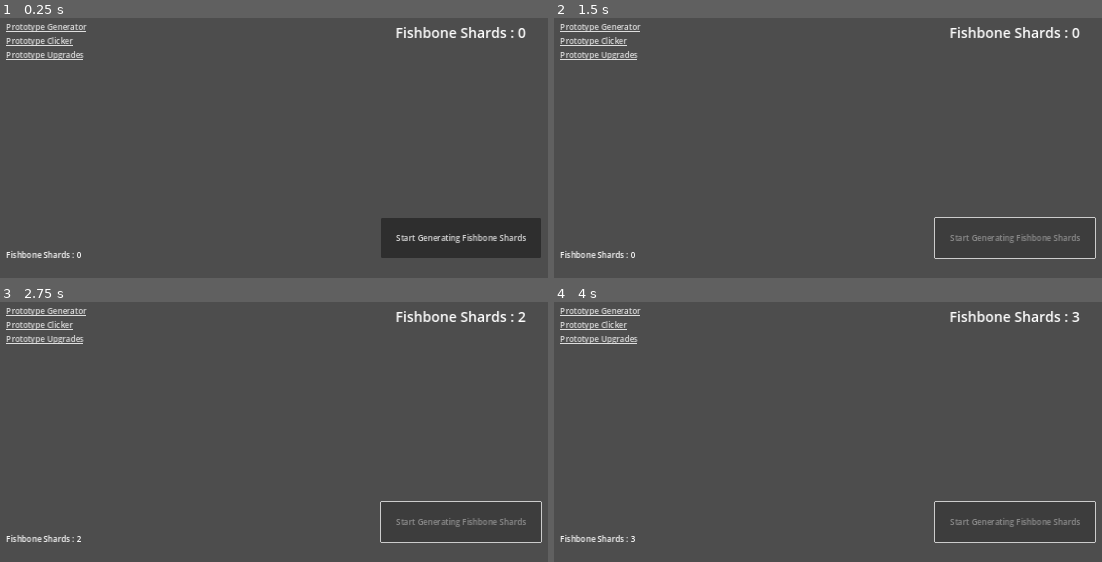
Above: before the commit, frames 1-4 (two rows, left to right).
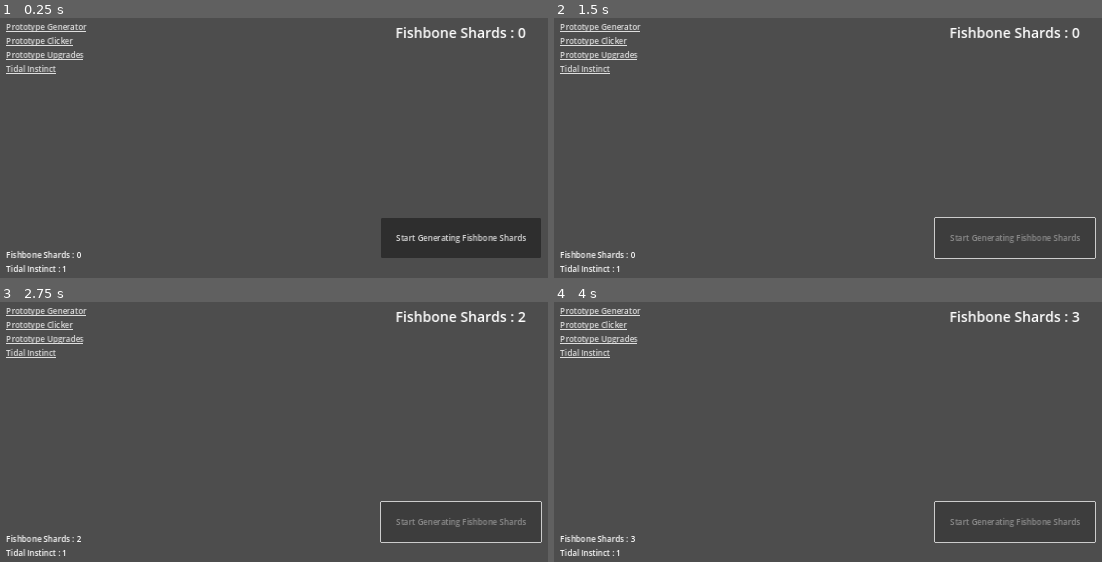
Above: after the commit, the same moments.

Repository: LironLZ/project_fishbone
Game: Godot game, scene res://scenes/game/game.tscn
Same seed, same stepped clock (60 frames per second), same inputs: the game is played once before the commit and once after it.
Inputs:
- Up to frame 1 (0.25 s): no input
- Up to frame 2 (1.5 s): click "Start Generating Fishbone Sha…" at 0.5 s; tap Enter at 1.25 s
- Up to frame 3 (2.75 s): tap Space at 2 s
- Up to frame 4 (4 s): tap Enter at 3.5 s

The runs differ from the first frame. In frame 1, 0.4% of the frame differs, in the area x 1-12%, y 18-98%; in frame 2, 0.4%; in frame 3, 0.4%; in frame 4, 0.4%.

Commit message:
New resource (tidal instinct)

Diff:
--- a/scenes/game/game.tscn
+++ b/scenes/game/game.tscn
@@ -1,8 +1,9 @@
-[gd_scene load_steps=4 format=3 uid="uid://dew1je68vksy5"]
+[gd_scene load_steps=5 format=3 uid="uid://dew1je68vksy5"]
 
 [ext_resource type="Script" path="res://scenes/game/game.gd" id="1_ewu8x"]
 [ext_resource type="Script" path="res://scripts/handlers/handler_fishbone_shards.gd" id="2_i7l0m"]
 [ext_resource type="PackedScene" uid="uid://s2gii5awo15c" path="res://scenes/user_interface/user_interface.tscn" id="2_u2tuu"]
+[ext_resource type="Script" path="res://scripts/handlers/handler_tidal_instinct.gd" id="3_nccxi"]
 
 [node name="Game" type="Node"]
 script = ExtResource("1_ewu8x")
@@ -12,6 +13,9 @@
 [node name="FishboneShards" type="Node" parent="Handlers"]
 script = ExtResource("2_i7l0m")
 
+[node name="TidalInstinct" type="Node" parent="Handlers"]
+script = ExtResource("3_nccxi")
+
 [node name="SaveTimer" type="Timer" parent="."]
 wait_time = 5.0
 autostart = true
--- /dev/null
+++ b/scenes/user_interface/tidal_instinct_label.gd
@@ -0,0 +1,15 @@
+class_name LabelTidalInstinct
+extends Label
+## Displays the current amount of tidal instinct available.
+
+
+
+## Connecting signals.
+func _ready() -> void:
+	update_text()
+	HandlerTidalInstinct.ref.tidal_instinct_created.connect(update_text)
+	HandlerTidalInstinct.ref.tidal_instinct_consumed.connect(update_text)
+
+## Updates the text to reflect the current amount of fishbone shards
+func update_text(_quantity : int = -1) -> void:
+	text = "Tidal Instinct : %s" %HandlerTidalInstinct.ref.tidal_instinct()
--- a/scenes/user_interface/user_interface.gd
+++ b/scenes/user_interface/user_interface.gd
@@ -8,6 +8,7 @@
 	PROTOTYPE_GENERATOR,
 	PROTOTYPE_CLICKER,
 	PROTOTYPE_UPGRADES,
+	TIDAL_INSTINCT,
 }
 
 ## Emitted when something requested navigation. Includes the view target.
@@ -26,3 +27,7 @@
 ## Triggered when the prototype upgrades link is clicked.
 func _on_prototype_upgrades_link_pressed() -> void:
 	navigation_requested.emit(Views.PROTOTYPE_UPGRADES)
+
+## Triggered when the Tidal Instinct link is clicked.
+func _on_tidal_instinct_link_pressed() -> void:
+	navigation_requested.emit(Views.TIDAL_INSTINCT)
--- a/scenes/user_interface/user_interface.tscn
+++ b/scenes/user_interface/user_interface.tscn
@@ -1,10 +1,12 @@
-[gd_scene load_steps=6 format=3 uid="uid://s2gii5awo15c"]
+[gd_scene load_steps=8 format=3 uid="uid://s2gii5awo15c"]
 
 [ext_resource type="Script" path="res://scenes/user_interface/user_interface.gd" id="1_8cjgs"]
 [ext_resource type="PackedScene" uid="uid://bup82qky38rpq" path="res://scenes/prototypes/generator/prototype_generator.tscn" id="1_jvp7q"]
 [ext_resource type="Script" path="res://scenes/user_interface/fishbone_shards_label.gd" id="2_nfbn2"]
+[ext_resource type="Script" path="res://scenes/user_interface/tidal_instinct_label.gd" id="3_1y12r"]
 [ext_resource type="PackedScene" uid="uid://bxcj2l6xbomv3" path="res://scenes/prototypes/clicker/prototype_clicker.tscn" id="3_gdf27"]
 [ext_resource type="PackedScene" uid="uid://dgqmimxufdgu4" path="res://scenes/prototypes/upgrades/prototype_upgrades.tscn" id="5_gu0dr"]
+[ext_resource type="PackedScene" uid="uid://da7i5th3uvdia" path="res://scenes/views/tidal_instinct/tidal_instinct_view.tscn" id="6_eu17m"]
 
 [node name="UserInterface" type="Control"]
 layout_mode = 3
@@ -66,6 +68,10 @@
 layout_mode = 2
 text = "Prototype Upgrades"
 
+[node name="TidalInstinctLink" type="LinkButton" parent="HBoxContainer/LeftPanel/VBoxContainer/Navigator/MarginContainer/VBoxContainer"]
+layout_mode = 2
+text = "Tidal Instinct"
+
 [node name="MarginContainer" type="MarginContainer" parent="HBoxContainer/LeftPanel/VBoxContainer"]
 layout_mode = 2
 theme_override_constants/margin_left = 16
@@ -98,6 +104,10 @@
 text = "Fishbone Shards : 15"
 script = ExtResource("2_nfbn2")
 
+[node name="TidalInstinctLabel" type="Label" parent="HBoxContainer/LeftPanel/VBoxContainer/Resources/MarginContainer/VBoxContainer"]
+layout_mode = 2
+script = ExtResource("3_1y12r")
+
 [node name="MarginContainer" type="MarginContainer" parent="HBoxContainer"]
 layout_mode = 2
 theme_override_constants/margin_left = 0
@@ -127,6 +137,12 @@
 user_interface = NodePath("../../..")
 view = 2
 
+[node name="TidalInstinctView" parent="HBoxContainer/MainView" node_paths=PackedStringArray("user_interface") instance=ExtResource("6_eu17m")]
+layout_mode = 1
+user_interface = NodePath("../../..")
+view = 3
+
 [connection signal="pressed" from="HBoxContainer/LeftPanel/VBoxContainer/Navigator/MarginContainer/VBoxContainer/PrototypeGeneratorLink" to="." method="_on_prototype_generator_link_pressed"]
 [connection signal="pressed" from="HBoxContainer/LeftPanel/VBoxContainer/Navigator/MarginContainer/VBoxContainer/PrototypeClickerLink" to="." method="_on_prototype_clicker_link_pressed"]
 [connection signal="pressed" from="HBoxContainer/LeftPanel/VBoxContainer/Navigator/MarginContainer/VBoxContainer/PrototypeUpgradesLink" to="." method="_on_prototype_upgrades_link_pressed"]
+[connection signal="pressed" from="HBoxContainer/LeftPanel/VBoxContainer/Navigator/MarginContainer/VBoxContainer/TidalInstinctLink" to="." method="_on_tidal_instinct_link_pressed"]
--- /dev/null
+++ b/scenes/views/tidal_instinct/tidal_instinct_view.gd
@@ -0,0 +1,8 @@
+class_name ViewTidalInstinct
+extends View
+## View displaying the upgrades purchasable with Tidal Instinct.
+
+## Initialize visibility.
+func _ready() -> void:
+	super()
+	visible = false
--- /dev/null
+++ b/scenes/views/tidal_instinct/tidal_instinct_view.tscn
@@ -0,0 +1,28 @@
+[gd_scene load_steps=2 format=3 uid="uid://da7i5th3uvdia"]
+
+[ext_resource type="Script" path="res://scenes/views/tidal_instinct/tidal_instinct_view.gd" id="1_qjcie"]
+
+[node name="TidalInstinctView" type="Control"]
+layout_mode = 3
+anchors_preset = 15
+anchor_right = 1.0
+anchor_bottom = 1.0
+grow_horizontal = 2
+grow_vertical = 2
+script = ExtResource("1_qjcie")
+
+[node name="Label" type="Label" parent="."]
+layout_mode = 1
+anchors_preset = 8
+anchor_left = 0.5
+anchor_top = 0.5
+anchor_right = 0.5
+anchor_bottom = 0.5
+offset_left = -70.5
+offset_top = -11.5
+offset_right = 70.5
+offset_bottom = 11.5
+grow_horizontal = 2
+grow_vertical = 2
+theme_type_variation = &"HeaderLarge"
+text = "Tidal Instinct View"
--- a/scripts/data/data.gd
+++ b/scripts/data/data.gd
@@ -4,5 +4,7 @@
 
 ## Current amount of fishbone shards avaialable
 @export var fishbone_shards : int = 0
+## Current amount of tidal instinct avialable.
+@export var tidal_instinct : int = 1
 ## Upgrade 01 Clicker Upgrade level.
 @export var up_01_level : int = 0
--- a/scripts/data/save_system.gd
+++ b/scripts/data/save_system.gd
@@ -4,7 +4,7 @@
 ## Path of the file we want to save & load.
 const PATH : String = "user://save.tres"
 ## Whether or not we should load the game.
-const SHOULD_LOAD : bool = true
+const SHOULD_LOAD : bool = false
 
 ## Save Game.ref.data object in a save file.
 static func save_data() -> void:
--- /dev/null
+++ b/scripts/handlers/handler_tidal_instinct.gd
@@ -0,0 +1,39 @@
+class_name HandlerTidalInstinct
+extends Node
+## Manages Tidal Instinct and related signals.
+
+## Singleton reference.
+static var ref : HandlerTidalInstinct
+
+
+## Singleton check.
+func _enter_tree() -> void:
+	if not ref:
+		ref = self
+		return
+	queue_free()
+
+## Emitted when Tidal Instinct is created.
+signal tidal_instinct_created(quantity : int)
+## Emitted when Tidal Instinct is consumed.
+signal tidal_instinct_consumed(quantity : int)
+
+## Get the current amount of Tidal Instinct.
+func tidal_instinct() -> int:
+	return Game.ref.data.tidal_instinct
+
+
+## Create a specific amount of Tidal Instinct.
+func create_tidal_instinct(quantity : int) -> void:
+	Game.ref.data.tidal_instinct += quantity
+	tidal_instinct_created.emit(quantity)
+
+## Consume a specific amount of Tidal Instinct.
+func consume_tidal_instinct(quantity : int) -> Error:
+	if quantity > Game.ref.data.tidal_instinct:
+		return Error.FAILED
+
+	Game.ref.data.tidal_instinct -= quantity
+	tidal_instinct_consumed.emit(quantity)
+
+	return Error.OK
